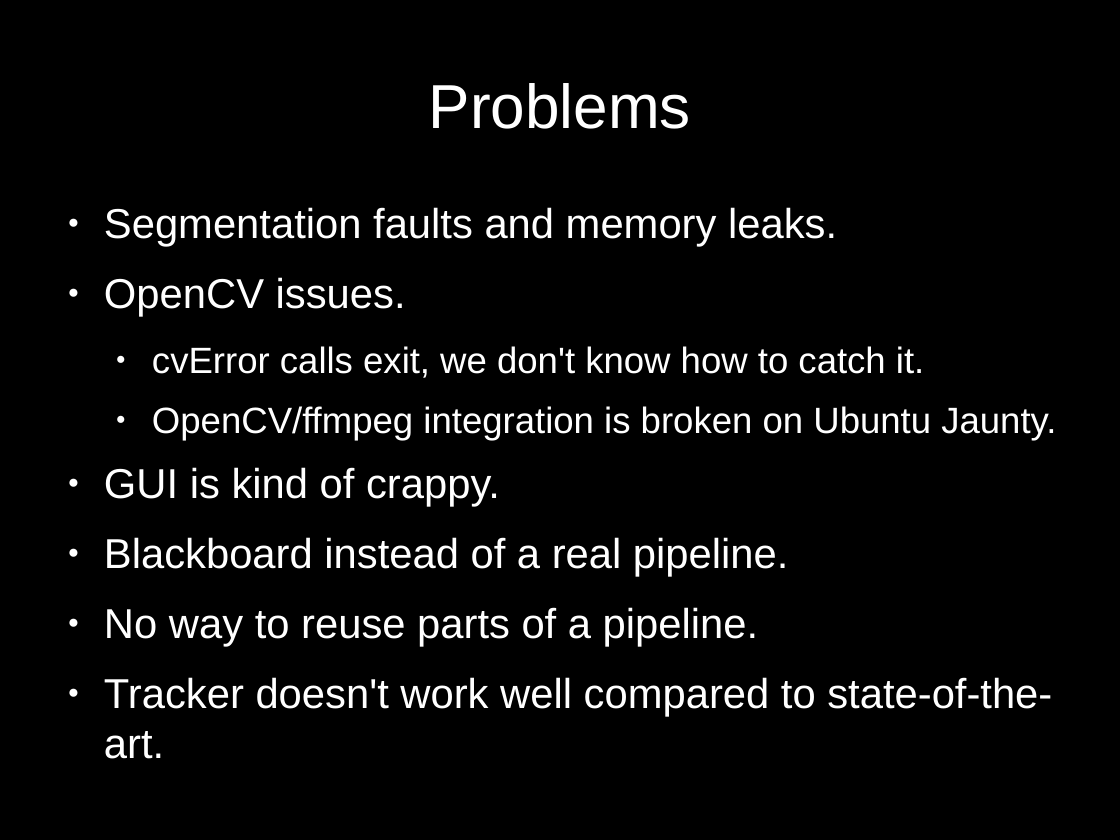
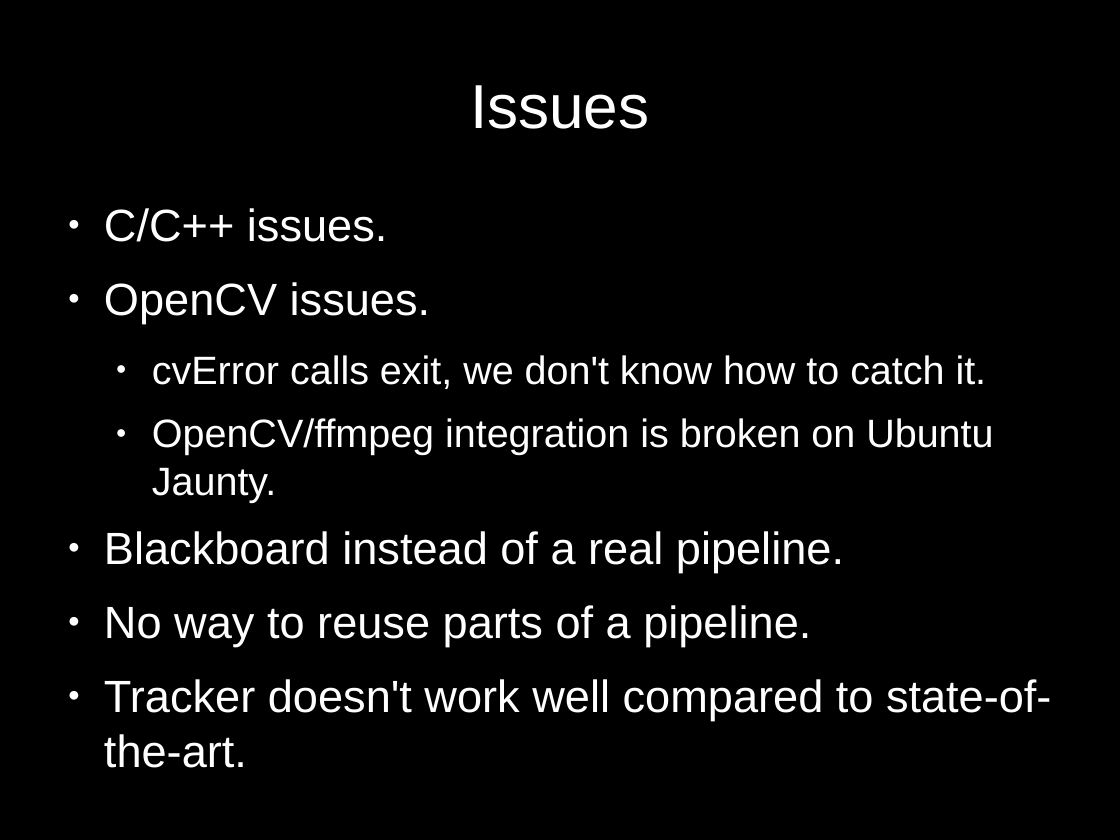
Before and after one commit to d28b/swistrack, a slide deck: slide 28 of Doc/tutorial.stefie10.06.2009/tutorialSlides.odp (slide 24 before the commit). Drawn at 1120x840 pixels with LibreOffice and Linux fonts; fonts in the diff are those of the drawing. Boxes give left, top, right and bottom in pixels: in the first picture for what was removed or moved away, otherwise in the second. Text is boxed around its words. In the diff, an @@ line names an element or a change of style, - is before the commit and + after.

```diff
--- a/Doc/tutorial.stefie10.06.2009/tutorialSlides.odp
+++ b/Doc/tutorial.stefie10.06.2009/tutorialSlides.odp
@@ title at (470,85,649,129): text changed @@
-Problems
+Issues
@@ text at (104,208,387,242): text changed; size 29.6 to 32 pt @@
-● Segmentation faults and memory leaks.
+● C/C++ issues.
@@ text at (104,282,1051,768): size 29.6 to 32 pt in "OpenCV issues.", "Blackboard instead of a real pipeline.", "No way to reuse parts of a ...", "Tracker doesn't work well compared to state-of-the-art."; size 25.9 to 28 pt in "cvError calls exit, we don't know how ...", "OpenCV/ffmpeg integration is broken on Ubuntu Jaunty." @@
@@ text at (104,467,500,507): paragraph removed @@
-● GUI is kind of crappy.
```
Also in this commit, not shown: 10 other slides changed, 12 slides added, 8 slides removed, 7 other files.
